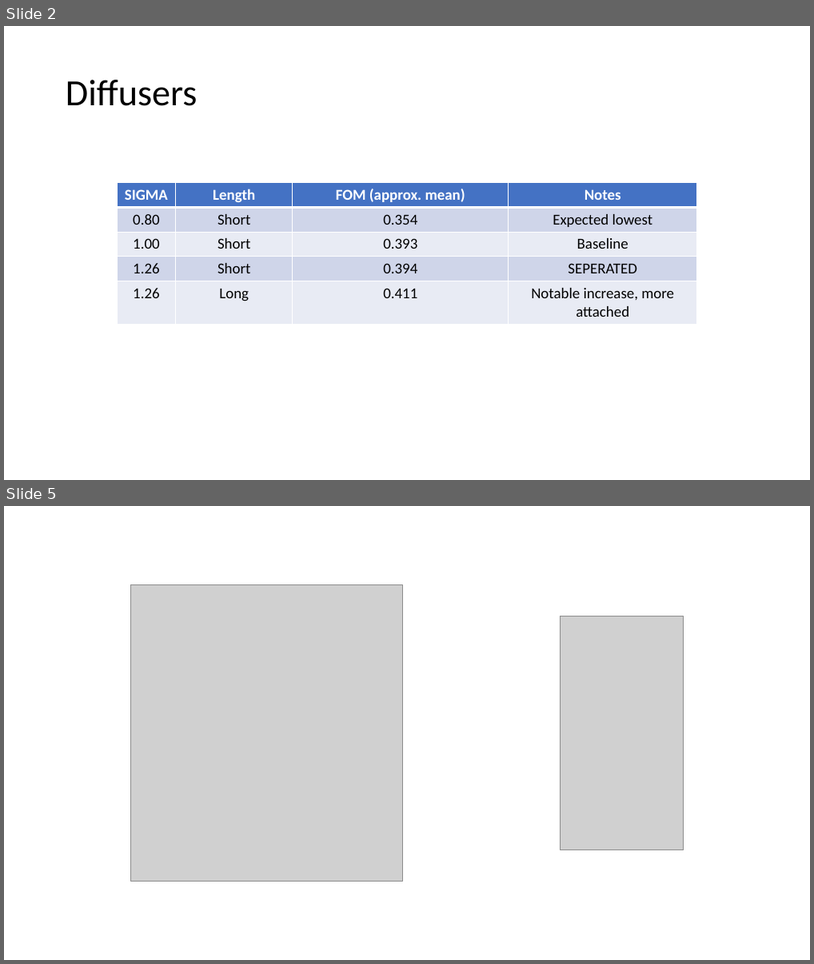
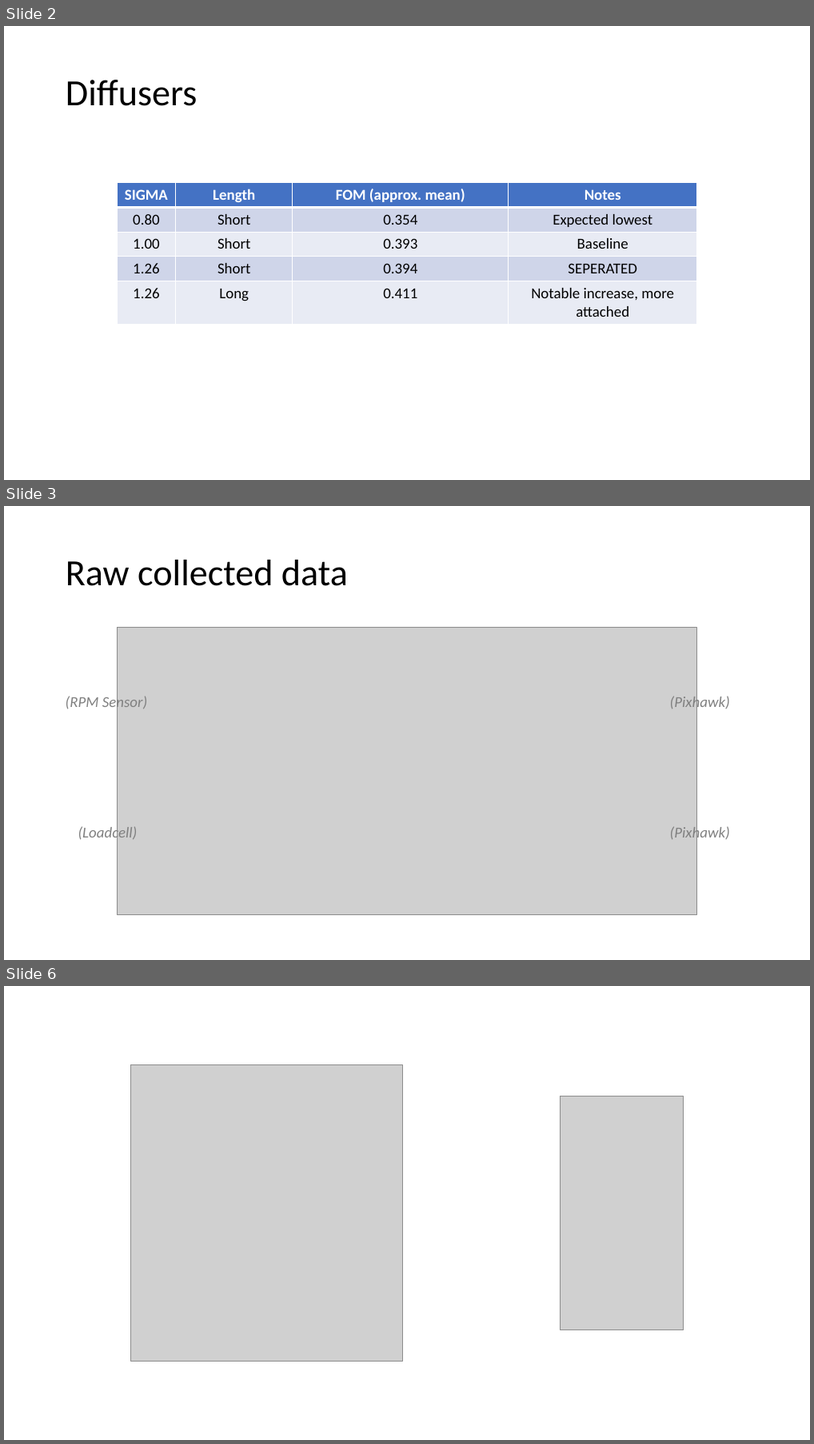
Before and after one commit to je379/eVTOL, a slide deck: Meeting Reports/Meeting06022020.pptx. Shown one above the other, each under a label of ours: slides 2 and 5 before the commit, slides 2, 3 and 6 after it; the slides between them are not shown. The pictures are 814x964 and 814x1444 pixels, drawn with LibreOffice and Linux fonts; fonts in the diff are those of the drawing; grey boxes stand for pictures. Boxes give left, top, right and bottom in pixels: in the first picture for what was removed or moved away, otherwise in the second. Text is boxed around its words. In the diff, an @@ line names an element or a change of style, - is before the commit and + after.

```diff
--- a/Meeting Reports/Meeting06022020.pptx
+++ b/Meeting Reports/Meeting06022020.pptx
@@ slide 3 added at box(4, 506, 810, 960), background #FFFFFF @@
@@ title added at box(66, 560, 348, 586), 44 pt, text #000000 @@
+Raw collected data
@@ picture added at box(118, 627, 698, 915) @@
@@ text added at box(66, 695, 148, 712), 18 pt, text #808080, italic @@
+(RPM Sensor)
@@ text added at box(670, 695, 730, 712), 18 pt, text #808080, italic @@
+(Pixhawk)
@@ text added at box(78, 824, 138, 841), 18 pt, text #808080, italic @@
+(Loadcell)
@@ text added at box(670, 824, 730, 841), 18 pt, text #808080, italic @@
+(Pixhawk)
@@ what was slide 5 is now slide 6 @@
```
Also in this commit, not shown: 1 other slide added, 1 slide removed, 23 other files.
